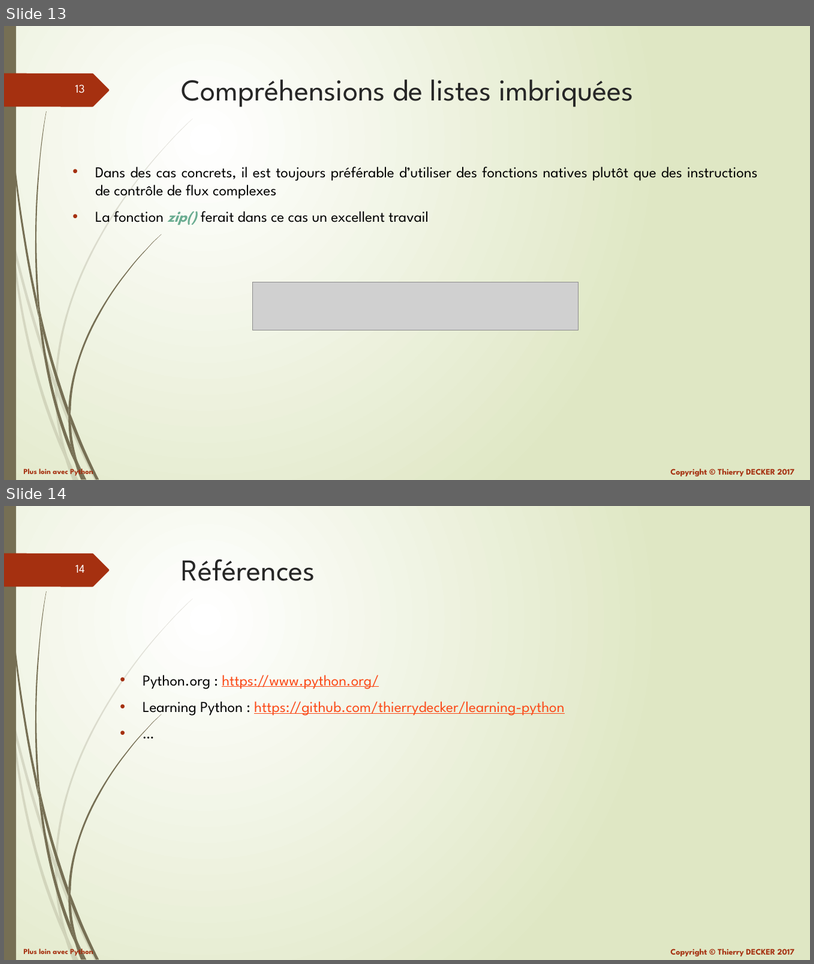
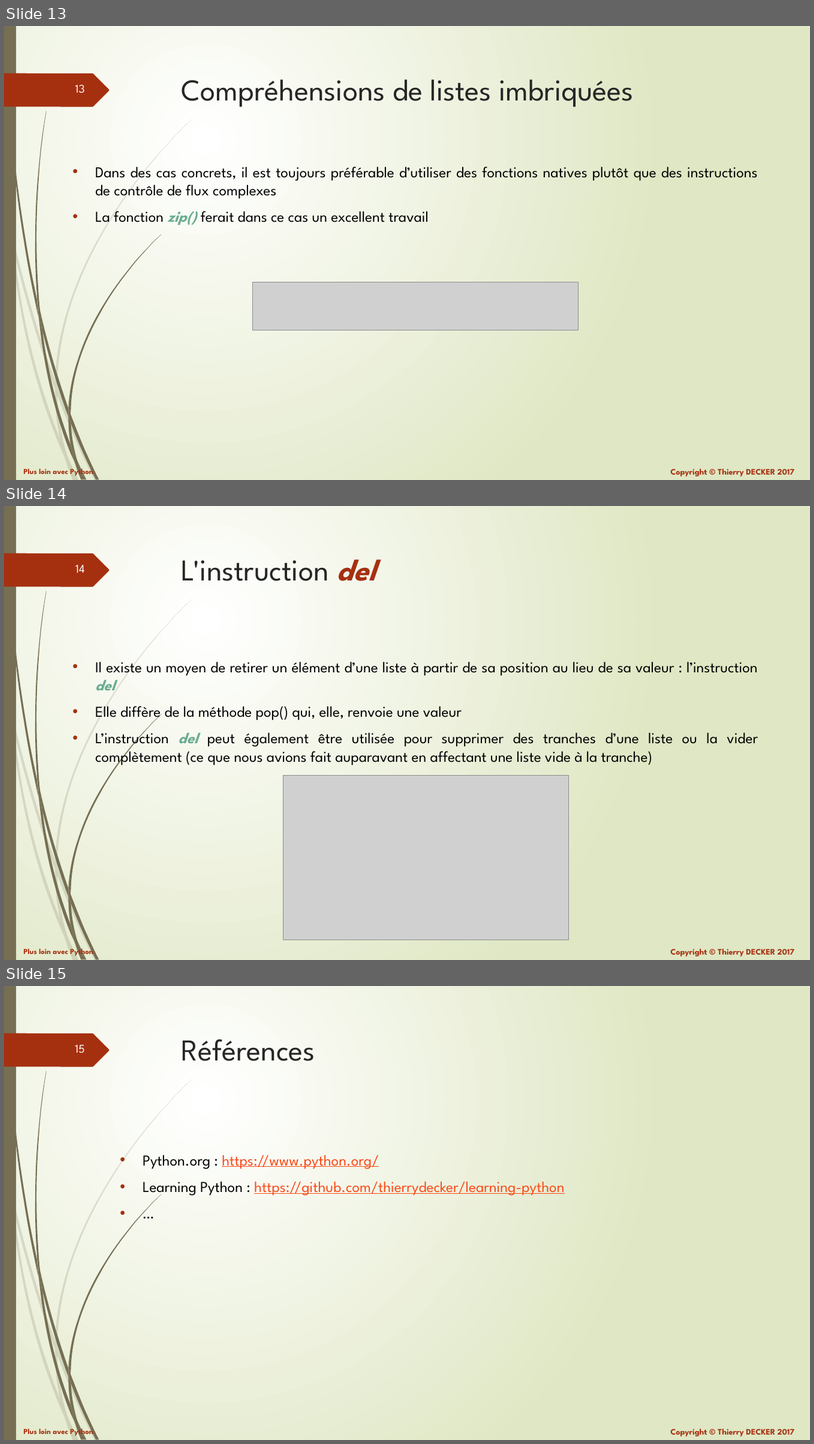
Before and after one commit to VikmanTheRacoon/learning-python, a slide deck: documentations/python-102.pptx. Shown one above the other, each under a label of ours: slides 13 and 14 before the commit, slides 13, 14 and 15 after it. The pictures are 814x964 and 814x1444 pixels, drawn with LibreOffice and Linux fonts; fonts in the diff are those of the drawing; grey boxes stand for pictures. Boxes give left, top, right and bottom in pixels: in the first picture for what was removed or moved away, otherwise in the second. Text is boxed around its words. In the diff, an @@ line names an element or a change of style, - is before the commit and + after.

```diff
--- a/documentations/python-102.pptx
+++ b/documentations/python-102.pptx
@@ slide 14 added at [4,506,810,960], background gradient #FFFFFF to #DFE8C4; not listed: 27 template elements that a slide beside it also shows @@
@@ title added at [182,559,377,581], 36 pt, text #262626 @@
+L'instruction del
@@ text added at [95,661,758,766], 18 pt, text #000000 @@
+• Il existe un moyen de retirer un élément d’une liste à partir de sa position au lieu de sa valeur : l’instruction del
+• Elle diffère de la méthode pop() qui, elle, renvoie une valeur
+• L’instruction del peut également être utilisée pour supprimer des tranches d’une liste ou la vider complètement (ce que nous avions fait auparavant en affectant une liste vide à la tranche)
@@ picture added at [284,775,569,940] @@
@@ what was slide 14 is now slide 15 @@
@@ page number at [75,1045,84,1053]: text changed @@
-14
+15
```
Also in this commit, not shown: 1 other file.
